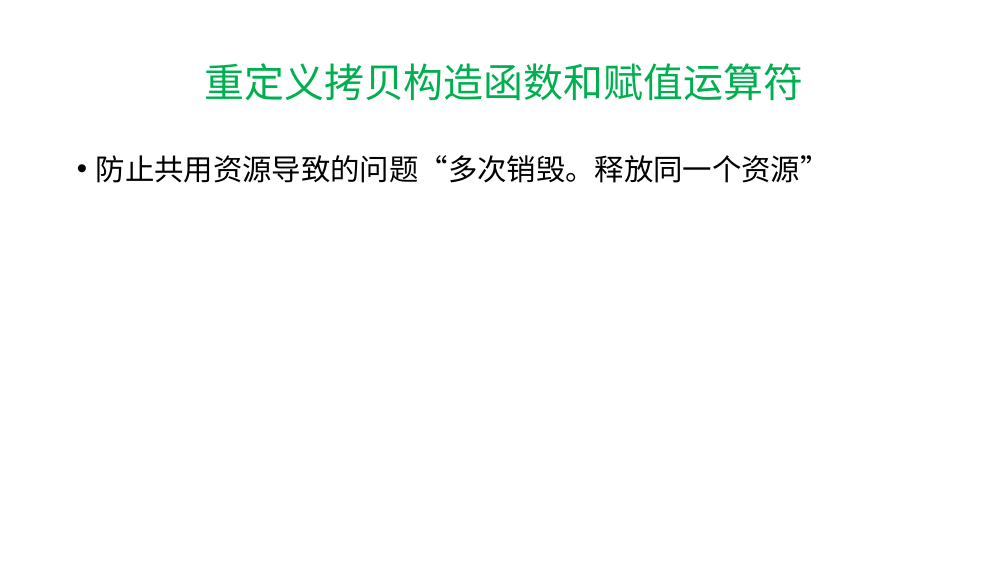
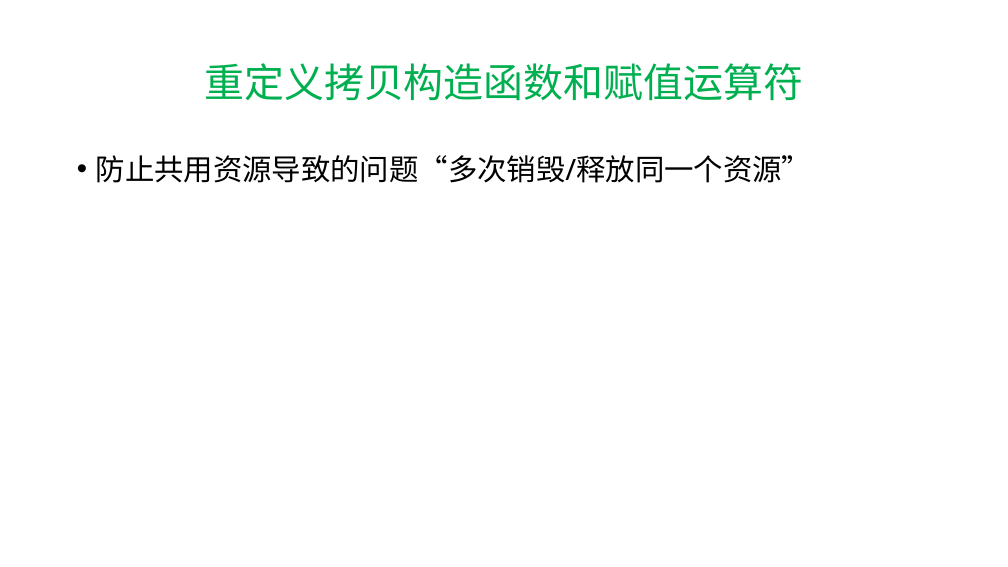
Before and after one commit to hwdong-net/cplusplus17, a slide deck: slide 83 of ppt/第7章 类和对象.pptx (slide 92 before the commit). Drawn at 1008x567 pixels with LibreOffice and Linux fonts; fonts in the diff are those of the drawing. Boxes give left, top, right and bottom in pixels: in the first picture for what was removed or moved away, otherwise in the second. Text is boxed around its words. In the diff, an @@ line names an element or a change of style, - is before the commit and + after.

```diff
--- a/ppt/第7章 类和对象.pptx
+++ b/ppt/第7章 类和对象.pptx
@@ text at <box>96,155,812,183</box>: text changed @@
-• 防止共用资源导致的问题“多次销毁。释放同一个资源”
+• 防止共用资源导致的问题“多次销毁/释放同一个资源”
```
Also in this commit, not shown: 10 other slides changed, 4 slides added, 15 slides removed.
